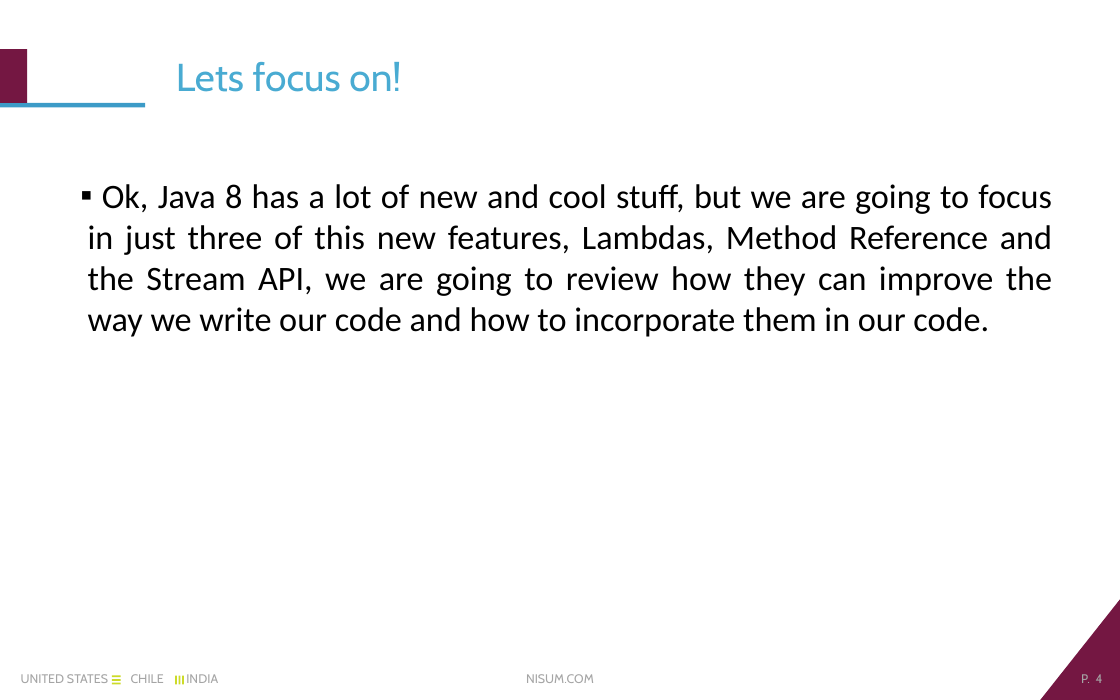
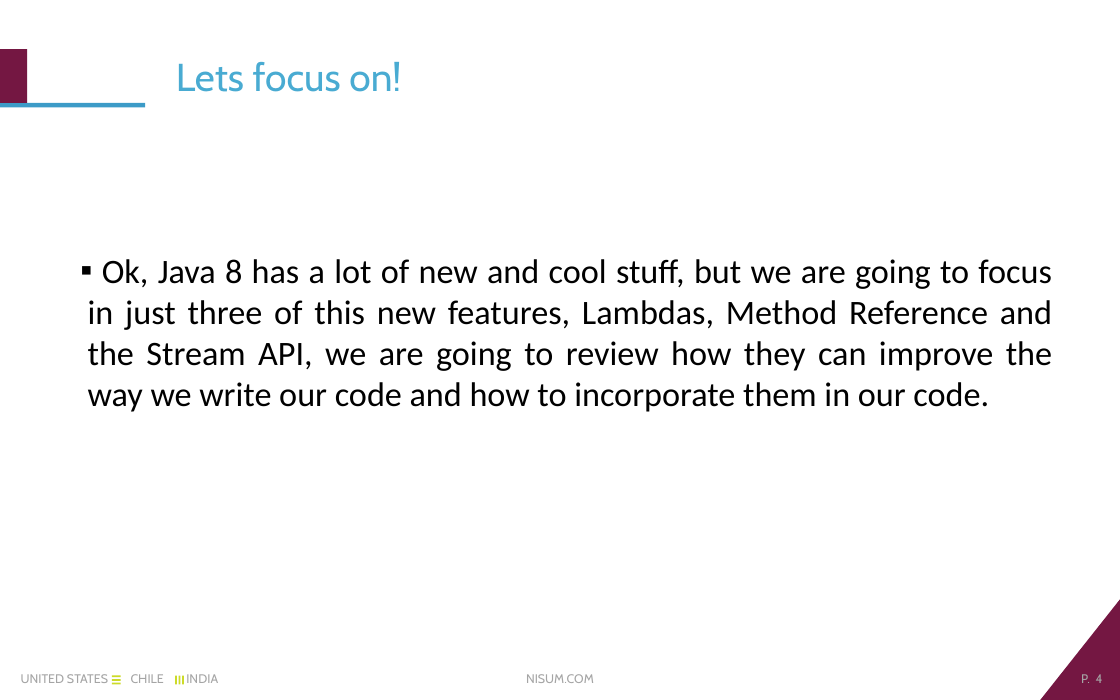
Before and after one commit to sebariquelme/SimpleJava8Examples, a slide deck: slide 4 of Nisum Java 8.pptx. Drawn at 1120x700 pixels with LibreOffice and Linux fonts; fonts in the diff are those of the drawing; background and template pictures are left out. Boxes give left, top, right and bottom in pixels: in the first picture for what was removed or moved away, otherwise in the second. Text is boxed around its words. In the diff, an @@ line names an element or a change of style, - is before the commit and + after.

```diff
--- a/Nisum Java 8.pptx
+++ b/Nisum Java 8.pptx
@@ text "Ok, Java 8 has a ...": place and size @@
-text "Ok, Java 8 has a ..." at (88,184,1052,337)
+text "Ok, Java 8 has a ..." at (88,259,1052,412)
```
Also in this commit, not shown: 4 other slides changed, 2 slides added.
